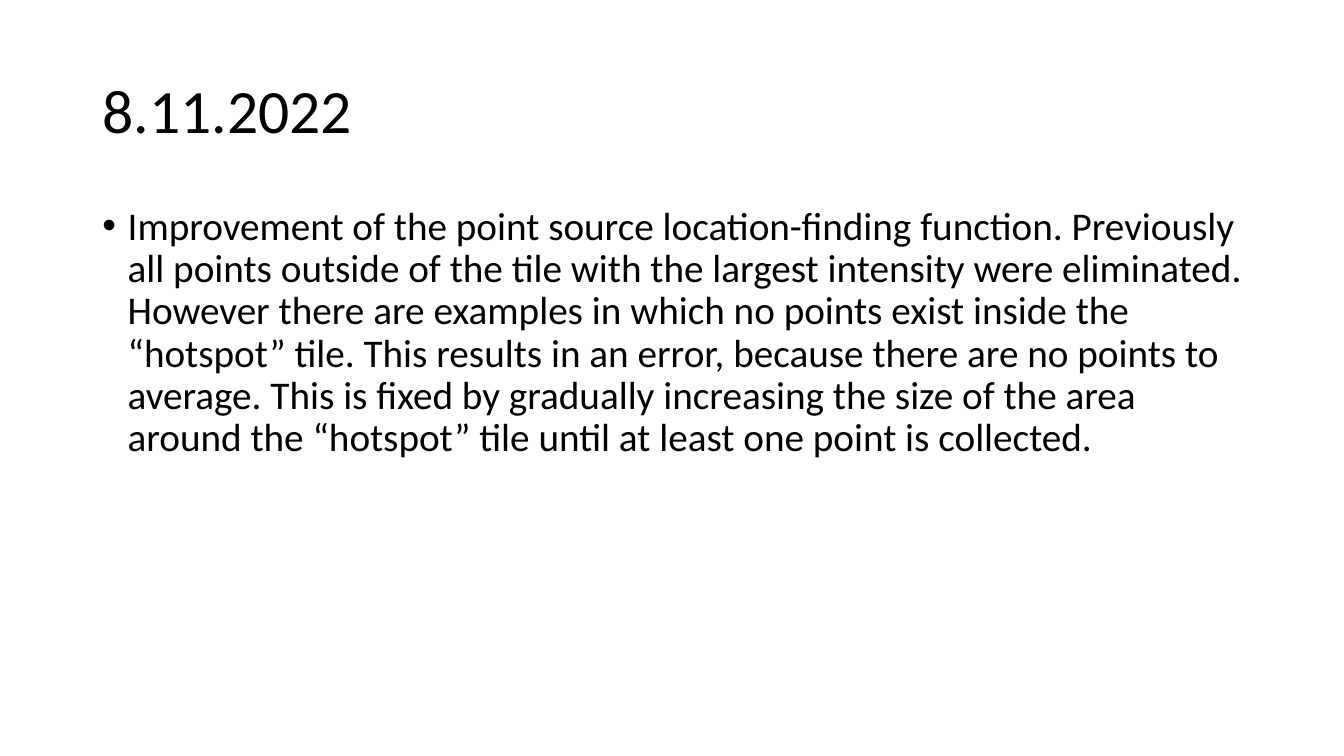
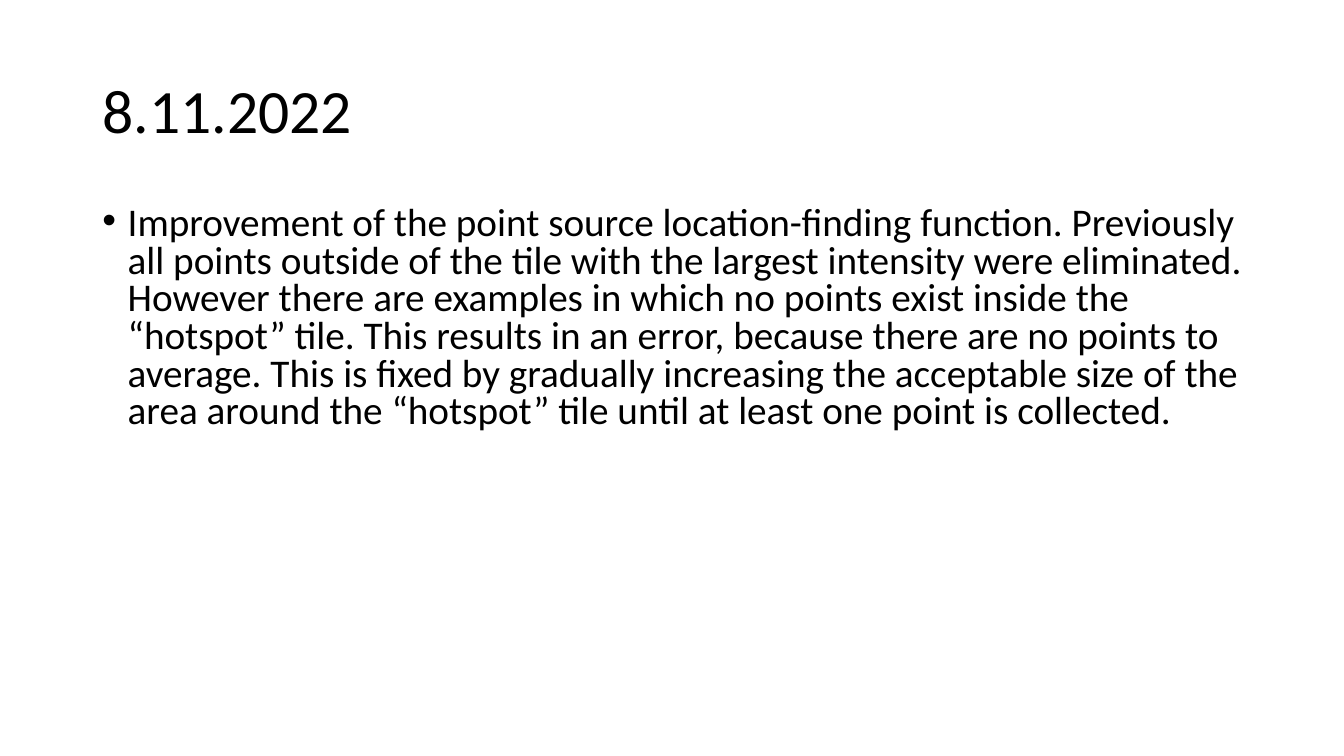
Before and after one commit to urhtrinko/DroneRadioactivity_student_job, a slide deck: slide 5 of reports/work_diary.pptx. Drawn at 1344x756 pixels with LibreOffice and Linux fonts; fonts in the diff are those of the drawing. Boxes give left, top, right and bottom in pixels: in the first picture for what was removed or moved away, otherwise in the second. Text is boxed around its words. In the diff, an @@ line names an element or a change of style, - is before the commit and + after.

Commit message:
Work on simple point source code

```diff
--- a/reports/work_diary.pptx
+++ b/reports/work_diary.pptx
@@ text at [128,208,1241,431]: text changed @@
-• Improvement of the point source location-finding function. Previously all points outside of the tile with the largest intensity were eliminated. However there are examples in which no points exist inside the “hotspot” tile. This results in an error, because there are no points to average. This is fixed by gradually increasing the size of the area around the “hotspot” tile until at least one point is collected.
+• Improvement of the point source location-finding function. Previously all points outside of the tile with the largest intensity were eliminated. However there are examples in which no points exist inside the “hotspot” tile. This results in an error, because there are no points to average. This is fixed by gradually increasing the acceptable size of the area around the “hotspot” tile until at least one point is collected.
```
Also in this commit, not shown: 1 slide added, 2 other files.
